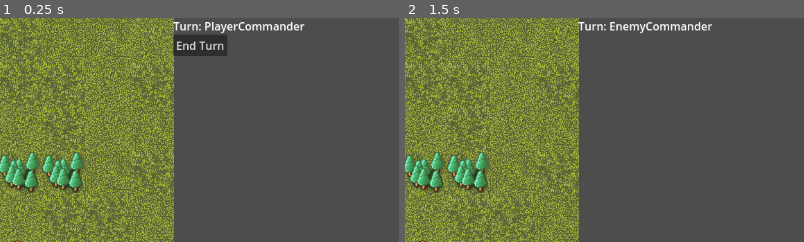
Above: before the commit, frames 1-2 (left to right).
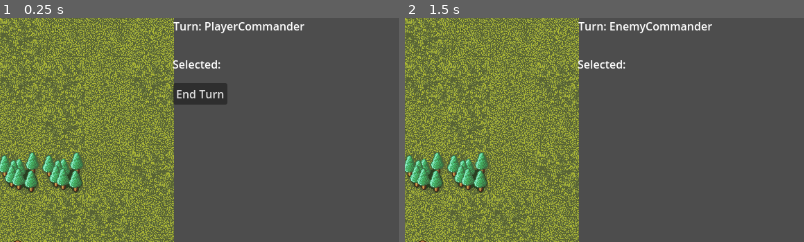
Above: after the commit, the same moments.

Repository: sailor-june/godot-tac_astar
Game: Godot game, scene res://node_2d.tscn
Same seed, same stepped clock (60 frames per second), same inputs: the game is played once before the commit and once after it.
Inputs:
- Up to frame 1 (0.25 s): no input
- Up to frame 2 (1.5 s): click "End Turn" at 0.5 s; tap Enter at 1.25 s; hold Right (ui_right) from 1.28 s (still down); tap X (confirm) at 1.35 s
The pictures show only the part of the screen within x 39-89%, y 0-50%; the shares and areas given below are measured in that part.

The runs differ from the first frame. In frame 1, 2.6% of the frame differs, in the area x 43-57%, y 7-39%; in frame 2, 0.3%.

Commit message:
moved astargrid into the Main node, fixed pathing through enemies, added selected player label

Diff:
--- a/Character.gd
+++ b/Character.gd
@@ -1,40 +1,18 @@
 extends Node2D
-
 # Variables
-var astargrid = AStar2D
+var astargrid : AStarGrid2D
 var move_speed = 250
 var isSelected = false
 @onready var grid = get_node("/root/Main/theGrid")
+
 var current_id_path: Array[Vector2i]
 var current_path_index=0
 
 #stats go here i guess? maybe i should make a class idk
-@onready var AP = 5
+var char_name = "bbgrl"
+@onready var AP = 20
 
 func _ready() -> void:
-
-	#instantiate Astargrid
-	astargrid = AStarGrid2D.new()
-	astargrid.region =  grid.get_used_rect()
-	astargrid.cell_size = Vector2i(64,64)
-	astargrid.diagonal_mode = AStarGrid2D.DIAGONAL_MODE_NEVER
-	astargrid.update()
-
-
-	for x in grid.get_used_rect().size.x:
-		for y in grid.get_used_rect().size.y:
-			var tile_position = Vector2i(
-				x + grid.get_used_rect().position.x,
-				y +grid.get_used_rect().position.y
-			)
-
-			var tile_data = grid.get_cell_tile_data(0, tile_position)
-			var terrain_cost = tile_data.get_custom_data("Cost")
-			if terrain_cost != null:
-				astargrid.set_point_weight_scale(tile_position, terrain_cost)
-			if tile_data == null or tile_data.get_custom_data("walkable")==false:
-				astargrid.set_point_solid(tile_position)
-
 
 	#center yourself (-_-)
 	position = grid.local_to_map(position)
@@ -46,14 +24,12 @@
 	if current_id_path.is_empty():
 		#no active path.
 		return
-
 	var target_position = grid.map_to_local(current_id_path.front())
 	position = position.move_toward(target_position,move_speed*get_process_delta_time())
 	if position ==  target_position:
 		current_id_path.pop_front()
 
 func move_to(target: Vector2) -> void:
-
 	var id_path = astargrid.get_id_path(grid.local_to_map(position), target).slice(1)
 	if current_id_path.is_empty():
 		current_id_path = id_path
--- a/Cursor.gd
+++ b/Cursor.gd
@@ -1,35 +1,17 @@
 
 extends Node2D
-var astargrid = AStarGrid2D
+var astargrid : AStarGrid2D
 var move_speed = 200
 var move_threshold = 0.01
 var grid_size = 64
 var selected_char = null
+signal selected(agent: Node2D)
+
 @onready var tilemap = get_node("/root/Main/theGrid") #reference to tilemap
 var move_point : Vector2 = Vector2.ZERO
 
 func _ready():
-	astargrid = AStarGrid2D.new()
-	astargrid.region =  tilemap.get_used_rect()
-	astargrid.cell_size = Vector2i(64,64)
-	astargrid.diagonal_mode = AStarGrid2D.DIAGONAL_MODE_NEVER
-	astargrid.update()
 
-
-	for x in tilemap.get_used_rect().size.x:
-		for y in tilemap.get_used_rect().size.y:
-			var tile_position = Vector2i(
-				x + tilemap.get_used_rect().position.x,
-				y +tilemap.get_used_rect().position.y
-			)
-
-			var tile_data = tilemap.get_cell_tile_data(0, tile_position)
-			var terrain_cost = tile_data.get_custom_data("Cost")
-			if terrain_cost != null:
-				astargrid.set_point_weight_scale(tile_position, terrain_cost)
-			if tile_data == null or tile_data.get_custom_data("walkable")==false:
-				astargrid.set_point_solid(tile_position)
-	# Initialize move point at current cursor position
 	move_point = position
 
 func _process(_delta):
@@ -81,6 +63,7 @@
 			if check_empty_cell(cursor_position)==true:
 				selected_char.move_to(cursor_position)
 				selected_char=null
+				selected.emit(selected_char)
 			else:
 				print ("cell ",cursor_position, " is occupied!")
 		else:
@@ -102,15 +85,21 @@
 	var cursor_cell = tilemap.local_to_map(global_position)  # Get the cell coordinates of the cursor
 
 	var characters = get_tree().get_nodes_in_group("Characters")
+	var enemies = get_tree().get_nodes_in_group("Enemies")
+
 
 
 	for character in characters:
 
 		var character_cell = tilemap.local_to_map(character.position)  # Get the cell coordinates of the character
 		if character_cell == cursor_cell && selected_char == null:
+			if character in enemies:
+				print(" Cannot select enemy units!")
+				break
 			character.set_selected(true)
 			selected_char = character
-			print(selected_char.name)
+
+			selected.emit(selected_char)
 
 			break
 
@@ -129,10 +118,12 @@
 	for i in range(-distance, distance + 1):
 		for j in range(-distance, distance + 1):
 			if abs(i) + abs(j) <= distance:
+
 				var new_x: int = (current_cell[0]+i)
 				var new_y: int = (current_cell[1]+j)
 				var tile_position = Vector2i(new_x,new_y)
-				reachable_cells.append(tile_position)
+				if check_empty_cell(tile_position):
+					reachable_cells.append(tile_position)
 
 	for cell in reachable_cells:
 		var tile_data = tilemap.get_cell_tile_data(0, cell)
@@ -147,7 +138,6 @@
 			for node in path:
 				var node_data = tilemap.get_cell_tile_data(0, node)
 				var node_cost = node_data.get_custom_data("Cost")
-
 				path_cost += node_cost
 
 			if path_cost <= activity_points:
--- a/Pathfinding.gd
+++ /dev/null
@@ -1,14 +0,0 @@
-extends Node
-
-func _ready() -> void:
-
-
-	var astargrid = AStarGrid2D.new()
-	astargrid.size = Vector2i(10,6)
-	astargrid.cell_size = Vector2i(64,64)
-	#manhattan distance, no diagonals
-	astargrid.default_compute_heuristic = AStarGrid2D.HEURISTIC_MANHATTAN
-	astargrid.update()
-
-
-#
--- a/enemy.gd
+++ b/enemy.gd
@@ -1,6 +1,6 @@
 extends Node2D
 @onready var grid = get_node("/root/Main/theGrid")
-
+var astargrid : AStarGrid2D
 ## Called when the node enters the scene tree for the first time.
 func _ready():
 	position = grid.local_to_map(position)
--- a/main.gd
+++ b/main.gd
@@ -1,6 +1,53 @@
 extends Node2D
+var astargrid =  AStarGrid2D
+@onready var cursor = get_node("/root/Main/TurnOrder/PlayerCommander/Cursor")
 
+@onready var grid = get_node("/root/Main/theGrid")
+func _ready() -> void:
+	#special thanks @Berke in the pirate software discord for helping me get this detangled
+	#instantiate Astargrid
+	astargrid = AStarGrid2D.new()
+	astargrid.region =  grid.get_used_rect()
+	astargrid.cell_size = Vector2i(64,64)
+	astargrid.diagonal_mode = AStarGrid2D.DIAGONAL_MODE_NEVER
+	astargrid.update()
+
+	for x in grid.get_used_rect().size.x:
+		for y in grid.get_used_rect().size.y:
+			var tile_position = Vector2i(
+				x + grid.get_used_rect().position.x,
+				y +grid.get_used_rect().position.y
+			)
+
+			var tile_data = grid.get_cell_tile_data(0, tile_position)
+			var terrain_cost = tile_data.get_custom_data("Cost")
+			if terrain_cost != null:
+				astargrid.set_point_weight_scale(tile_position, terrain_cost)
+			if tile_data == null or tile_data.get_custom_data("walkable")==false:
+				astargrid.set_point_solid(tile_position)
+	maintain_enemy_positions()
+
+	$Character.astargrid = astargrid
+	$enemy.astargrid = astargrid
+	cursor.astargrid = astargrid
+
+
+func maintain_enemy_positions():
+	var enemies  = get_tree().get_nodes_in_group("Enemies")
+	for enemy in enemies:
+		print(grid.local_to_map(enemy.position))
+		astargrid.set_point_solid(grid.local_to_map(enemy.position))
+
+
+
+
+func _on_selected(agent):
+	if agent != null:
+		$SelectionLabel.text = "Selected: " + agent.char_name
+	else:
+		$SelectionLabel.text = "Selected: None"
 func _on_turn_started(agent):
+
 	$TurnLabel.text = "Turn: " + agent.name
 
 func _on_turn_ended(agent):
@@ -8,3 +55,7 @@
 
 func _on_round_ended():
 	print('Round ended')
+
+
+func _process(delta):
+	pass
--- a/node_2d.tscn
+++ b/node_2d.tscn
@@ -13,7 +13,6 @@
 [ext_resource type="Script" path="res://AnimatedSprite2D.gd" id="4_vejum"]
 [ext_resource type="Texture2D" uid="uid://dq5dwv0v4oxbh" path="res://sprites/knight.png" id="5_e00kp"]
 [ext_resource type="Script" path="res://player_commander.gd" id="6_eoo3j"]
-[ext_resource type="Script" path="res://Pathfinding.gd" id="7_tpcjv"]
 
 [sub_resource type="TileSetAtlasSource" id="TileSetAtlasSource_klps5"]
 texture = ExtResource("1_vs51o")
@@ -115,45 +114,6 @@
 "speed": 5.0
 }]
 
-[sub_resource type="GDScript" id="GDScript_vfnxh"]
-script/source = "extends Node#class PriorityQueue:
-#	var _sortedItems = {}
-#
-#	func _get_count():
-#		var count = 0
-#		for pair in _sortedItems.values():
-#			count += pair.size()
-#		return count
-#
-#	func contains(item):
-#		for pair in _sortedItems.values():
-#			if pair.find(item) != -1:
-#				return true
-#		return false
-#
-#	func enqueue(item, priority):
-#		if not _sortedItems.has(priority):
-#			_sortedItems[priority] = []
-#
-#		_sortedItems[priority].append(item)
-#
-#	func dequeue():
-#		var keys = _sortedItems.keys()
-#		if keys.size() == 0:
-#			return null
-#
-#		var min_key = keys[0]
-#		for key in keys:
-#			if key < min_key:
-#				min_key = key
-#
-#		var queue = _sortedItems[min_key]
-#		var item = queue.pop_front()
-#		if queue.size() == 0:
-#			_sortedItems.erase(min_key)
-#		return item
-"
-
 [node name="Main" type="Node2D"]
 script = ExtResource("1_rcbie")
 
@@ -190,14 +150,15 @@
 
 [node name="EndTurn" type="Button" parent="TurnOrder/PlayerCommander/UI"]
 layout_mode = 0
-offset_right = 8.0
-offset_bottom = 8.0
+offset_top = 70.0
+offset_right = 78.0
+offset_bottom = 101.0
 text = "End Turn"
 
 [node name="EnemyCommander" type="Node2D" parent="TurnOrder"]
 script = ExtResource("4_hvnoq")
 
-[node name="enemy" type="Node2D" parent="." groups=["Characters"]]
+[node name="enemy" type="Node2D" parent="." groups=["Characters", "Enemies"]]
 position = Vector2(212, 219)
 script = ExtResource("3_b3x52")
 
@@ -212,18 +173,20 @@
 material = SubResource("CanvasItemMaterial_6hxa4")
 sprite_frames = SubResource("SpriteFrames_lc3ap")
 
-[node name="Pathfinding" type="Node" parent="."]
-script = ExtResource("7_tpcjv")
-
-[node name="PriorityQueue" type="Node" parent="."]
-script = SubResource("GDScript_vfnxh")
-
 [node name="TurnLabel" type="Label" parent="."]
 offset_left = 704.0
 offset_right = 744.0
 offset_bottom = 23.0
 text = "Current Turn"
 
+[node name="SelectionLabel" type="Label" parent="."]
+offset_left = 703.0
+offset_top = 55.0
+offset_right = 804.0
+offset_bottom = 78.0
+text = "Selected: "
+
 [connection signal="round_ended" from="TurnOrder" to="." method="_on_round_ended"]
 [connection signal="turn_ended" from="TurnOrder" to="." method="_on_turn_ended"]
 [connection signal="turn_started" from="TurnOrder" to="." method="_on_turn_started"]
+[connection signal="selected" from="TurnOrder/PlayerCommander/Cursor" to="." method="_on_selected"]
--- a/turn_order.gd
+++ b/turn_order.gd
@@ -3,6 +3,7 @@
 
 signal turn_started(agent: Node2D)
 signal turn_ended(agent: Node2D)
+
 signal round_ended()
 
 var execute_next_frame: bool = true
Not shown: 1 places in node_2d.tscn that only renumber resources
